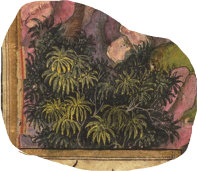
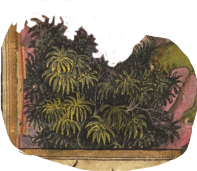
Layer changes from the first 197 × 171 image to the second:
painted on "Layer 1" over [11, 0, 147, 68]
